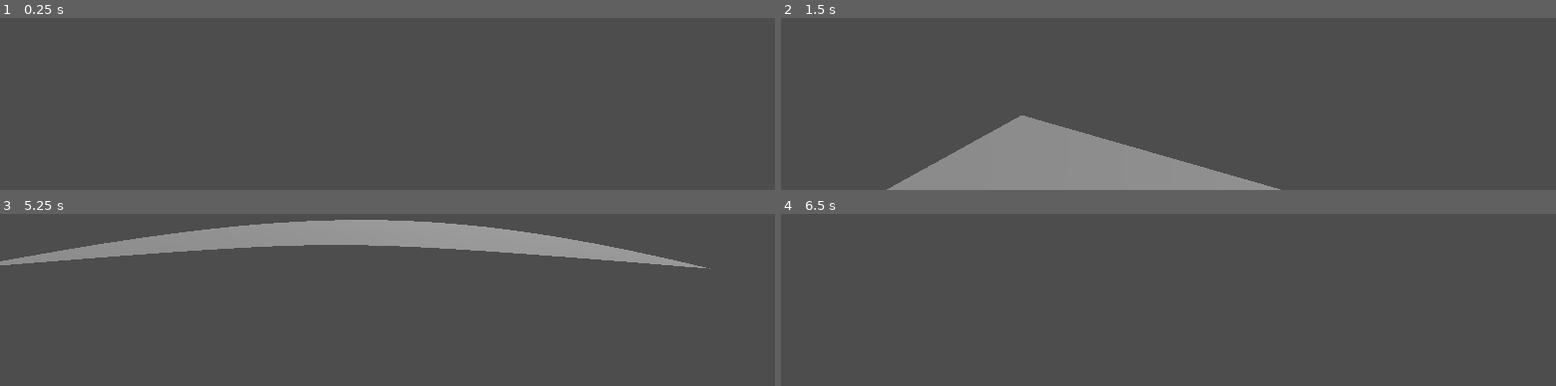
Above: before the commit, frames 1-4 (two rows, left to right).
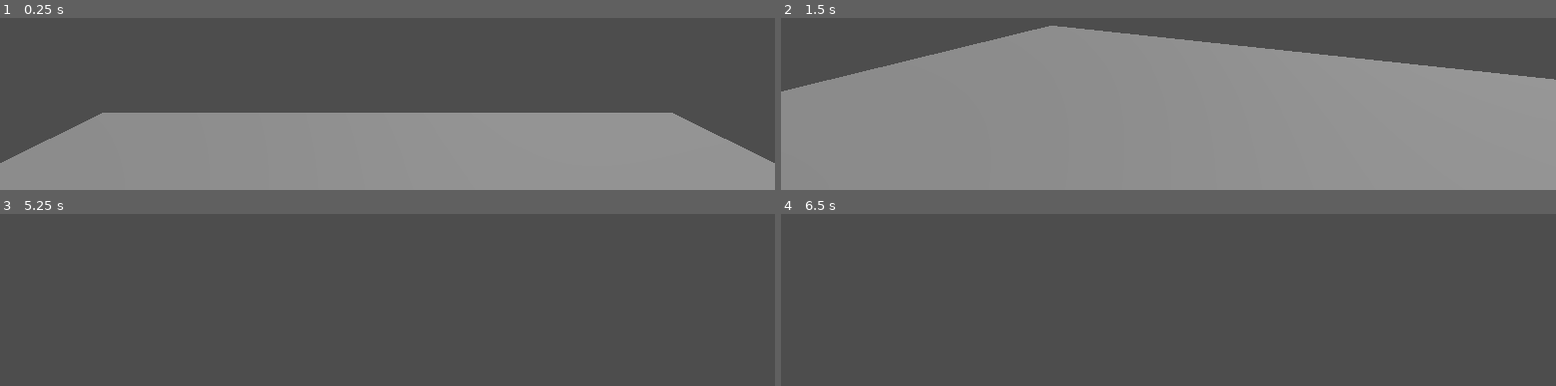
Above: after the commit, the same moments.

Repository: mdnrealdeal/magnetgame
Game: Godot game, scene res://Levels/TestLevel.tscn
Two runs of this game, one before a commit and one after it. Both use one fixed random seed, a clock stepped at 60 frames per second and the inputs below.
Inputs (mouse positions are in pixels of both pictures, inside the frame that each line leads up to):
- Up to frame 1 (0.25 s): no input
- Up to frame 2 (1.5 s): tap Enter (ui_accept) at 0.5, 0.6, 0.77, 1.07, 1.35 s; move the mouse to (outside the picture) at 0.52 s; hold W (move_forward) from 0.53 s (still down); move the mouse to (outside the picture) at 1.27 s
- Up to frame 3 (5.25 s): keep holding W (move_forward); tap Enter (ui_accept) at 1.52, 1.82, 2.1, 2.75, 2.85, 3.02, 3.32, 3.5, 3.6, 3.77, 4.07, 4.25, 4.35, 4.52, 4.82, 5, 5.1 s; move the mouse to (outside the picture) at 2.02 s; move the mouse to (outside the picture) at 2.77 s; move the mouse to (outside the picture) at 3.52 s; move the mouse to (outside the picture) at 4.27 s; move the mouse to (outside the picture) at 5.02 s
- Up to frame 4 (6.5 s): move the mouse to (outside the picture) at 5.77 s; release W (move_forward) at 5.78 s; hold D (move_right) from 5.78 s (still down); tap Enter (ui_accept) at 5.85, 6.02, 6.32 s

The runs differ from the first frame. In frame 1, 41% of the frame differs, in the area x 0-100%, y 55-100%; in frame 2, 68%, in the area x 0-100%, y 4-100%; in frame 3, 9.5%; in frame 4, nothing differs.

Commit message:
unoptimal double jumping

Diff:
--- a/Levels/TestLevel.tscn
+++ b/Levels/TestLevel.tscn
@@ -3,10 +3,10 @@
 [ext_resource type="PackedScene" uid="uid://cfl2yhjs48gqh" path="res://Scenes/player.tscn" id="1_aigbd"]
 
 [sub_resource type="BoxShape3D" id="BoxShape3D_rr2ds"]
-size = Vector3(5, 0.5, 5)
+size = Vector3(10, 0.5, 10)
 
 [sub_resource type="BoxMesh" id="BoxMesh_4r8rm"]
-size = Vector3(5, 0.5, 5)
+size = Vector3(10, 0.5, 10)
 
 [node name="Scene" type="Node3D"]
 
--- a/Scenes/player.tscn
+++ b/Scenes/player.tscn
@@ -19,7 +19,10 @@
 [node name="CollisionShape3D" type="CollisionShape3D" parent="CharacterBody3D"]
 shape = SubResource("CapsuleShape3D_s4mt5")
 
-[node name="CSGMesh3D" type="CSGMesh3D" parent="CharacterBody3D/CollisionShape3D"]
+[node name="Smoothing" type="Node3D" parent="CharacterBody3D/CollisionShape3D"]
+script = ExtResource("2_uqbpf")
+
+[node name="CSGMesh3D" type="CSGMesh3D" parent="CharacterBody3D/CollisionShape3D/Smoothing"]
 transform = Transform3D(0.8, 0, 0, 0, 0.8, 0, 0, 0, 0.8, 0, 0, 0)
 mesh = SubResource("CapsuleMesh_csyg0")
 
--- a/Scripts/PlayerController.gd
+++ b/Scripts/PlayerController.gd
@@ -1,13 +1,16 @@
 extends CharacterBody3D
-
-const SPEED = 5.0
-const JUMP_VELOCITY = 4.5
 
 # Get the gravity from the project settings to be synced with RigidBody nodes.
 var gravity = ProjectSettings.get_setting("physics/3d/default_gravity")
 
 # Sensitivity for mouse movement. Can change in properties.
 @export var mouse_sensitivity: float = 1
+@export var base_speed: float = 5.0
+@export var sprint_speed: float = 8.0
+@export var jump_velocity: float = 4.0
+@export var accel: float = 10.0
+
+var able_to_double_jump: bool = true
 
 @onready var nodeRefs: Dictionary = {
 	"head_path": $Head,
@@ -25,22 +28,14 @@
 
 	# Handle jump.
 	if Input.is_action_just_pressed("ui_accept") and is_on_floor():
-		velocity.y = JUMP_VELOCITY
+		velocity.y = jump_velocity
+		able_to_double_jump = true
+
+	if able_to_double_jump and !is_on_floor() and Input.is_action_just_pressed("ui_accept"):
+		velocity.y = jump_velocity
+		able_to_double_jump = false
 
 	move_player_controller(delta)
-
-	## Get the input direction and handle the movement/deceleration.
-	## As good practice, you should replace UI actions with custom gameplay actions.
-	#var input_dir = Input.get_vector("move_left", "move_right", "move_forward", "move_backwards")
-	#var direction = (transform.basis * Vector3(input_dir.x, 0, input_dir.y)).normalized()
-	#if direction:
-		#velocity.x = direction.x * SPEED
-		#velocity.z = direction.z * SPEED
-	#else:
-		#velocity.x = move_toward(velocity.x, 0, SPEED)
-		#velocity.z = move_toward(velocity.z, 0, SPEED)
-#
-	#move_and_slide()
 
 
 # Handle all input events (currently handles mouse movement pls fix)
@@ -53,8 +48,8 @@
 	var input_direction: Vector2 = Input.get_vector("move_left", "move_right", "move_forward", "move_backwards")
 	var camera_direction: Vector2 = input_direction.normalized().rotated(-nodeRefs["head_path"].rotation.y)
 	if is_on_floor():
-		velocity.x = lerp(velocity.x, camera_direction.x * SPEED, 1 * delta)
-		velocity.z = lerp(velocity.z, camera_direction.y * SPEED, 1 * delta)
+		velocity.x = lerp(velocity.x, camera_direction.x * base_speed, accel * delta)
+		velocity.z = lerp(velocity.z, camera_direction.y * base_speed, accel * delta)
 	move_and_slide()
 	pass
 
